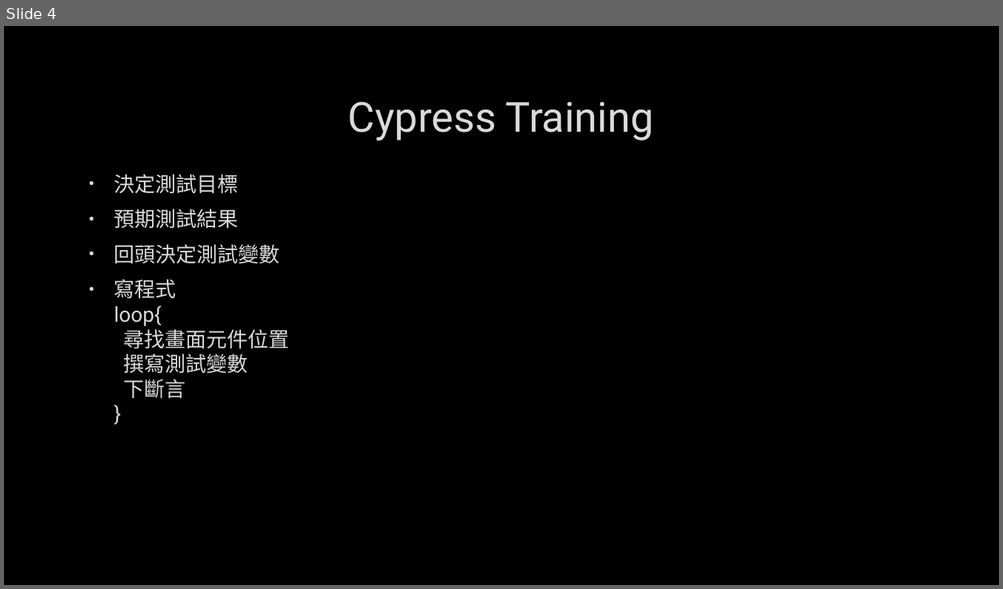
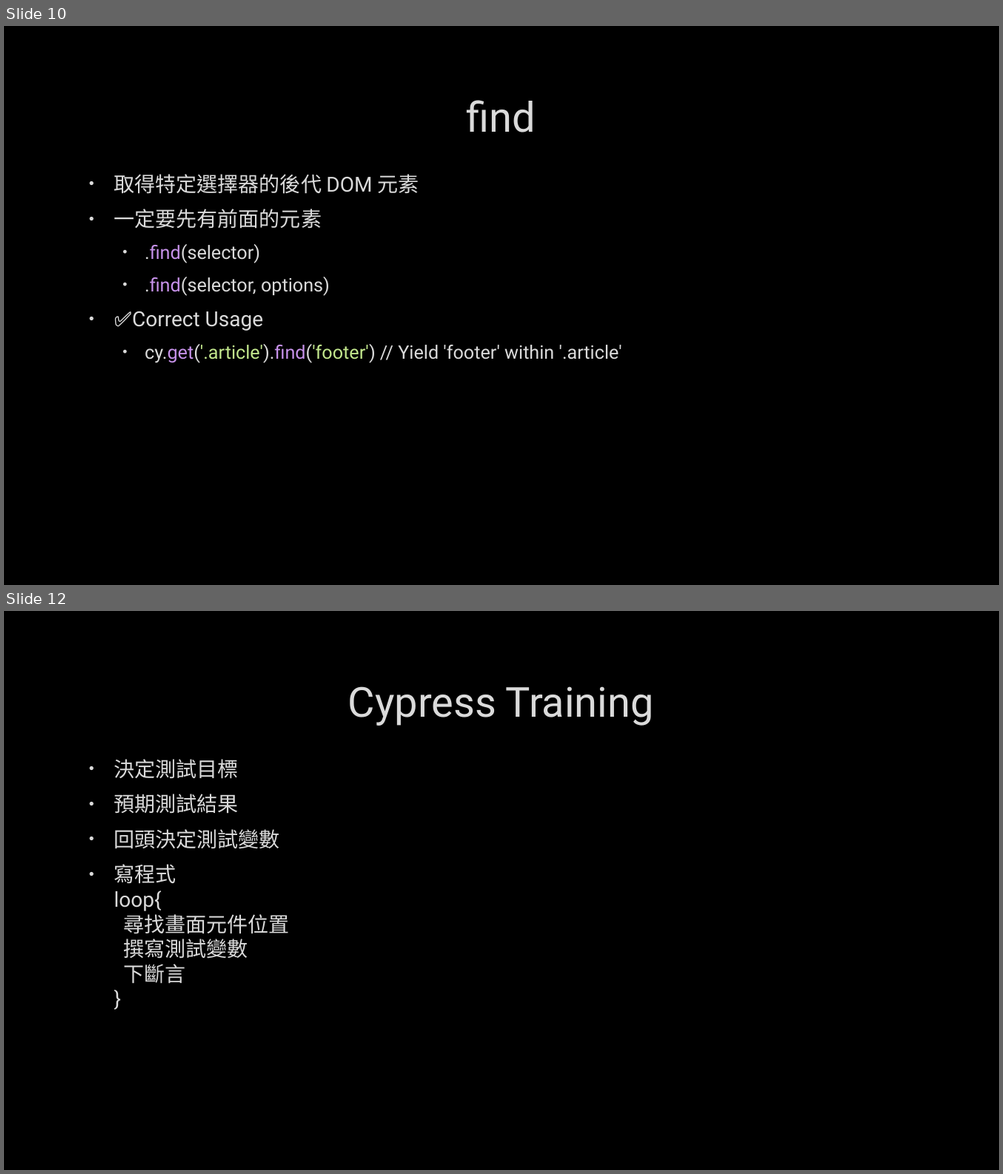
Before and after one commit to kodakjerec/showMySelf, a slide deck: docs/cypress練習.pptx. Shown one above the other, each under a label of ours: slide 4 before the commit, slides 10 and 12 after it; the slides between them are not shown. The pictures are 1003x589 and 1003x1174 pixels, drawn with LibreOffice and Linux fonts; fonts in the diff are those of the drawing; background and template pictures are left out. Boxes give left, top, right and bottom in pixels: in the first picture for what was removed or moved away, otherwise in the second. Text is boxed around its words. In the diff, an @@ line names an element or a change of style, - is before the commit and + after.

```diff
--- a/docs/cypress練習.pptx
+++ b/docs/cypress練習.pptx
@@ slide 10 added at <box>4,26,999,585</box>, background picture (left out) @@
@@ title added at <box>466,100,535,133</box>, 40 pt, text #DADADA @@
+find
@@ text added at <box>114,174,622,363</box>, 18 pt, text #DADADA @@
+• 取得特定選擇器的後代 DOM 元素
+• 一定要先有前面的元素
+  • .find(selector)
+  • .find(selector, options)
+• ✅Correct Usage
+  • cy.get('.article').find('footer') // Yield 'footer' within '.article'
@@ what was slide 4 is now slide 12 @@
```
Also in this commit, not shown: 3 slides changed, 7 other slides added.
